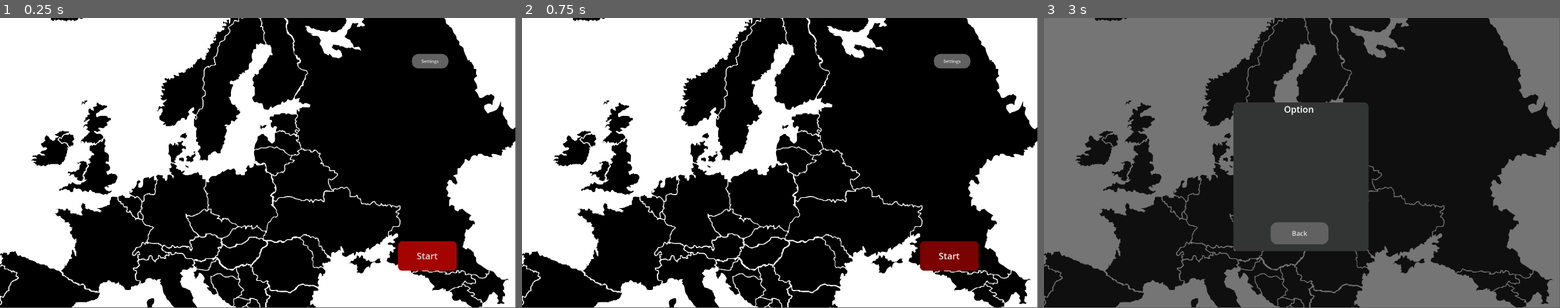
Above: before the commit, frames 1-3 (left to right).
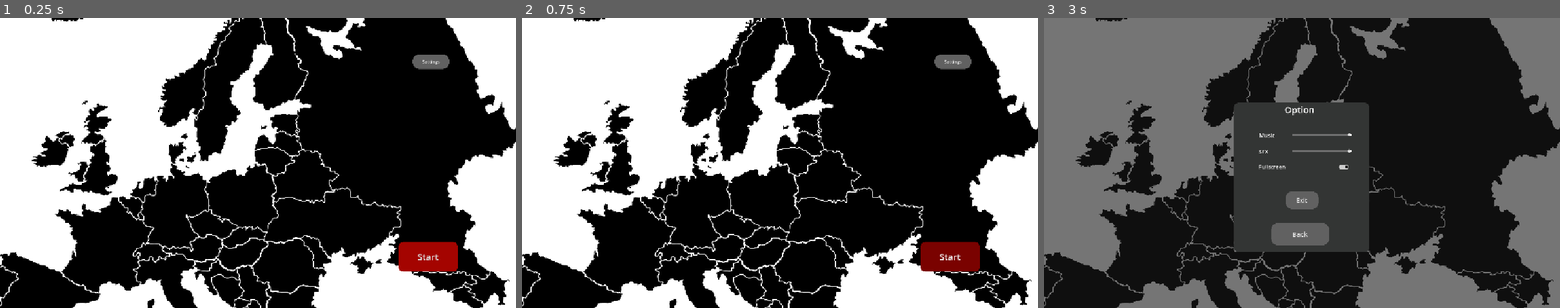
Above: after the commit, the same moments.

Repository: gixerl/OnlyLands
Game: Godot game, scene res://Scenes/main_menu.tscn
The game is run twice, just before and just after one commit, with the same random seed, the same clock (stepped at 60 frames per second) and the same inputs.
Inputs:
- Up to frame 1 (0.25 s): no input
- Up to frame 2 (0.75 s): click "Start" at 0.5 s
- Up to frame 3 (3 s): click "Start" at 1.25 s; click "Start" at 2 s; click "Settings" at 2.75 s
In our replay, the window is 799x449 before the commit and 800x450 after it. These sizes can differ from the game's own. Grey fills any space a smaller window leaves; there, only what the larger window draws over its background counts as a difference.

The runs differ from the first frame. In frame 1, 5.9% of the frame differs, in the area x 0-100%, y 0-100%; in frame 2, 5.9%; in frame 3, 4.5%.

Commit message:
Sound, Exit, Bars

Diff:
--- a/Scenes/Picking_Country.tscn
+++ b/Scenes/Picking_Country.tscn
@@ -1,6 +1,12 @@
-[gd_scene load_steps=16 format=3 uid="uid://wbfrm5ow7s1w"]
+[gd_scene load_steps=30 format=3 uid="uid://wbfrm5ow7s1w"]
 
 [ext_resource type="Texture2D" uid="uid://br10kea3mw2d2" path="res://Europe Map 2D.jpg" id="1_c8wjh"]
+[ext_resource type="Script" uid="uid://ccni6aiyxbdeq" path="res://Scenes/audio_control.gd" id="2_apnl6"]
+[ext_resource type="AudioStream" uid="uid://6ittdu37xfgs" path="res://Soundtracks/04. Home Music Part 1.mp3" id="2_evcnd"]
+[ext_resource type="Script" uid="uid://c8emaa5r2nrwh" path="res://Scenes/fullscreen_controler.gd" id="3_o56ch"]
+[ext_resource type="Script" uid="uid://b0bdtcpbfx6en" path="res://Scenes/audio_control_vfx.gd" id="4_lwngr"]
+[ext_resource type="AudioStream" uid="uid://dp4y0wt6kose4" path="res://Soundtracks/clash_of_clan_start_up_soundmp3converter.mp3" id="5_50x8q"]
+[ext_resource type="AudioStream" uid="uid://7vfwkjps423p" path="res://Soundtracks/Select.mp3" id="6_fljsd"]
 
 [sub_resource type="GDScript" id="GDScript_w568w"]
 script/source = "extends Node2D
@@ -16,6 +22,7 @@
 
 func _on_start_pressed() -> void:
 	print(\"Start\")# Replace with function body.
+	$Click_Start.play()
 
 
 func _on_settings_pressed() -> void:
@@ -23,12 +30,18 @@
 	start.visible = false
 	settings.visible = false
 	options.visible = true
+	$Click_Normal.play()
 
 
 func _on_back_pressed() -> void:
 	start.visible = true
 	settings.visible = true
 	options.visible = false
+	$Click_Normal.play()
+
+
+func _on_exit_pressed() -> void:
+	get_tree().quit()
 "
 
 [sub_resource type="StyleBoxFlat" id="StyleBoxFlat_50x8q"]
@@ -55,6 +68,43 @@
 corner_radius_bottom_left = 30
 
 [sub_resource type="StyleBoxFlat" id="StyleBoxFlat_ji47r"]
+bg_color = Color(0.380392, 0.380392, 0.380392, 1)
+corner_radius_top_left = 30
+corner_radius_top_right = 30
+corner_radius_bottom_right = 30
+corner_radius_bottom_left = 30
+
+[sub_resource type="StyleBoxLine" id="StyleBoxLine_evcnd"]
+color = Color(1, 1, 1, 1)
+thickness = 8
+
+[sub_resource type="StyleBoxLine" id="StyleBoxLine_apnl6"]
+color = Color(0.435192, 0.435192, 0.435192, 1)
+thickness = 8
+
+[sub_resource type="StyleBoxLine" id="StyleBoxLine_o56ch"]
+color = Color(0.435192, 0.435192, 0.435192, 1)
+thickness = 8
+
+[sub_resource type="StyleBoxEmpty" id="StyleBoxEmpty_o56ch"]
+
+[sub_resource type="StyleBoxEmpty" id="StyleBoxEmpty_fljsd"]
+
+[sub_resource type="StyleBoxFlat" id="StyleBoxFlat_f6ygo"]
+bg_color = Color(0.259294, 0.259294, 0.259294, 1)
+corner_radius_top_left = 30
+corner_radius_top_right = 30
+corner_radius_bottom_right = 30
+corner_radius_bottom_left = 30
+
+[sub_resource type="StyleBoxFlat" id="StyleBoxFlat_gdb7b"]
+bg_color = Color(0.380392, 0.380392, 0.380392, 1)
+corner_radius_top_left = 30
+corner_radius_top_right = 30
+corner_radius_bottom_right = 30
+corner_radius_bottom_left = 30
+
+[sub_resource type="StyleBoxFlat" id="StyleBoxFlat_xkpn2"]
 bg_color = Color(0.380392, 0.380392, 0.380392, 1)
 corner_radius_top_left = 30
 corner_radius_top_right = 30
@@ -156,7 +206,7 @@
 text = "Option"
 horizontal_alignment = 1
 
-[node name="Button" type="Button" parent="Options/Fläche"]
+[node name="Back" type="Button" parent="Options/Fläche"]
 layout_mode = 0
 offset_left = 166.0
 offset_top = 537.0
@@ -168,6 +218,83 @@
 theme_override_styles/pressed = SubResource("StyleBoxFlat_p12mv")
 theme_override_styles/normal = SubResource("StyleBoxFlat_ji47r")
 text = "Back"
+
+[node name="AudioControlMusic" type="HSlider" parent="Options/Fläche"]
+layout_mode = 0
+offset_left = 262.0
+offset_top = 98.0
+offset_right = 524.0
+offset_bottom = 187.0
+theme_override_styles/slider = SubResource("StyleBoxLine_evcnd")
+theme_override_styles/grabber_area = SubResource("StyleBoxLine_apnl6")
+theme_override_styles/grabber_area_highlight = SubResource("StyleBoxLine_o56ch")
+max_value = 1.0
+step = 0.05
+value = 1.0
+script = ExtResource("2_apnl6")
+audio_bus_name = "Music"
+
+[node name="FullscreenControler" type="CheckButton" parent="Options/Fläche"]
+layout_mode = 0
+offset_left = 101.0
+offset_top = 249.0
+offset_right = 383.0
+offset_bottom = 299.0
+scale = Vector2(1.5, 1.5)
+theme_override_colors/font_disabled_color = Color(1, 1, 1, 1)
+theme_override_colors/font_hover_pressed_color = Color(1, 1, 1, 1)
+theme_override_colors/font_hover_color = Color(1, 1, 1, 1)
+theme_override_colors/font_color = Color(1, 1, 1, 1)
+theme_override_styles/focus = SubResource("StyleBoxEmpty_o56ch")
+button_pressed = true
+text = "Fullscreen"
+script = ExtResource("3_o56ch")
+
+[node name="Label_Music" type="Label" parent="Options/Fläche"]
+layout_mode = 0
+offset_left = 112.0
+offset_top = 126.0
+offset_right = 202.0
+offset_bottom = 162.0
+theme_override_font_sizes/font_size = 25
+text = "Music"
+
+[node name="AudioControlSFX" type="HSlider" parent="Options/Fläche"]
+layout_mode = 0
+offset_left = 261.0
+offset_top = 171.0
+offset_right = 523.0
+offset_bottom = 260.0
+theme_override_styles/slider = SubResource("StyleBoxLine_evcnd")
+theme_override_styles/grabber_area = SubResource("StyleBoxLine_apnl6")
+theme_override_styles/grabber_area_highlight = SubResource("StyleBoxLine_o56ch")
+max_value = 1.0
+step = 0.05
+value = 1.0
+script = ExtResource("4_lwngr")
+audio_bus_name = "SFX"
+
+[node name="Label_VFX" type="Label" parent="Options/Fläche"]
+layout_mode = 0
+offset_left = 111.0
+offset_top = 199.0
+offset_right = 201.0
+offset_bottom = 235.0
+theme_override_font_sizes/font_size = 25
+text = "SFX"
+
+[node name="Button" type="Button" parent="Options/Fläche"]
+layout_mode = 0
+offset_left = 230.0
+offset_top = 396.0
+offset_right = 378.0
+offset_bottom = 474.0
+theme_override_font_sizes/font_size = 27
+theme_override_styles/focus = SubResource("StyleBoxEmpty_fljsd")
+theme_override_styles/hover = SubResource("StyleBoxFlat_f6ygo")
+theme_override_styles/pressed = SubResource("StyleBoxFlat_gdb7b")
+theme_override_styles/normal = SubResource("StyleBoxFlat_xkpn2")
+text = "Exit"
 
 [node name="Camera2D" type="Camera2D" parent="."]
 zoom = Vector2(0.6, 0.6)
@@ -196,6 +323,24 @@
 theme_override_styles/normal = SubResource("StyleBoxFlat_w568w")
 text = "Settings"
 
-[connection signal="pressed" from="Options/Fläche/Button" to="." method="_on_back_pressed"]
+[node name="Click_Start" type="AudioStreamPlayer2D" parent="."]
+stream = ExtResource("5_50x8q")
+bus = &"SFX"
+
+[node name="Click_Normal" type="AudioStreamPlayer2D" parent="."]
+stream = ExtResource("6_fljsd")
+volume_db = 7.924
+bus = &"SFX"
+
+[node name="Soundtrack" type="AudioStreamPlayer2D" parent="."]
+stream = ExtResource("2_evcnd")
+autoplay = true
+bus = &"Music"
+
+[connection signal="pressed" from="Options/Fläche/Back" to="." method="_on_back_pressed"]
+[connection signal="value_changed" from="Options/Fläche/AudioControlMusic" to="Options/Fläche/AudioControlMusic" method="_on_Music_changed"]
+[connection signal="toggled" from="Options/Fläche/FullscreenControler" to="Options/Fläche/FullscreenControler" method="_on_toggled"]
+[connection signal="value_changed" from="Options/Fläche/AudioControlSFX" to="Options/Fläche/AudioControlSFX" method="_on_Music_changed"]
+[connection signal="pressed" from="Options/Fläche/Button" to="." method="_on_exit_pressed"]
 [connection signal="pressed" from="Start" to="." method="_on_start_pressed"]
 [connection signal="pressed" from="Settings" to="." method="_on_settings_pressed"]
--- /dev/null
+++ b/Scenes/audio_control.gd
@@ -0,0 +1,12 @@
+extends HSlider
+
+@export var audio_bus_name: String
+
+var audio_bus_id
+
+func _ready():
+	audio_bus_id = AudioServer.get_bus_index("Music")
+
+func _on_Music_changed(value: float) -> void:
+	var db = linear_to_db(value)
+	AudioServer.set_bus_volume_db(audio_bus_id, db)
--- /dev/null
+++ b/Scenes/audio_control_vfx.gd
@@ -0,0 +1,13 @@
+extends HSlider
+
+
+@export var audio_bus_name: String
+
+var audio_bus_id
+
+func _ready():
+	audio_bus_id = AudioServer.get_bus_index("SFX")
+
+func _on_Music_changed(value: float) -> void:
+	var db = linear_to_db(value)
+	AudioServer.set_bus_volume_db(audio_bus_id, db)
--- /dev/null
+++ b/Scenes/fullscreen_controler.gd
@@ -0,0 +1,8 @@
+extends CheckButton
+
+
+func _on_toggled(toggled_on: bool) -> void:
+	if toggled_on:
+		DisplayServer.window_set_mode(DisplayServer.WINDOW_MODE_FULLSCREEN)
+	else:
+		DisplayServer.window_set_mode(DisplayServer.WINDOW_MODE_WINDOWED)
--- /dev/null
+++ b/default_bus_layout.tres
@@ -0,0 +1,15 @@
+[gd_resource type="AudioBusLayout" format=3 uid="uid://cm5m2degsguuw"]
+
+[resource]
+bus/1/name = &"Music"
+bus/1/solo = false
+bus/1/mute = false
+bus/1/bypass_fx = false
+bus/1/volume_db = 0.0
+bus/1/send = &"Master"
+bus/2/name = &"SFX"
+bus/2/solo = false
+bus/2/mute = false
+bus/2/bypass_fx = false
+bus/2/volume_db = 0.0
+bus/2/send = &"Master"
--- a/project.godot
+++ b/project.godot
@@ -15,6 +15,11 @@
 config/features=PackedStringArray("4.4", "GL Compatibility")
 config/icon="res://icon.svg"
 
+[display]
+
+window/size/mode=3
+window/stretch/mode="canvas_items"
+
 [rendering]
 
 renderer/rendering_method="gl_compatibility"
Not shown, added: Scenes/audio_control.gd.uid
Not shown, added: Scenes/audio_control_vfx.gd.uid
Not shown, added: Scenes/fullscreen_controler.gd.uid
Not shown, added: Soundtracks/04. Home Music Part 1.mp3.import
Not shown, added: Soundtracks/Select.mp3.import
Not shown, added: Soundtracks/clash_of_clan_start_up_soundmp3converter.mp3.import
Not shown, added: Soundtracks/04. Home Music Part 1.mp3
Not shown, added: Soundtracks/Select.mp3
Not shown, added: Soundtracks/clash_of_clan_start_up_soundmp3converter.mp3
